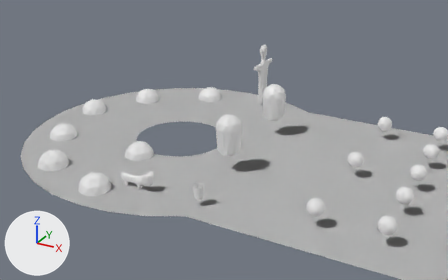
Renders of the Blender file scenes/starbucks.blend from each side of a commit.
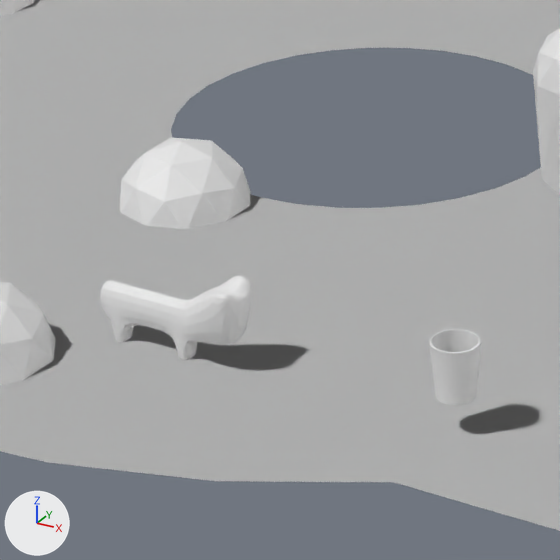
Each version appears first from a 50 mm camera at (24.45, -29.06, 19.35) aimed at (6.53, 3.53, 3.06), and next in a close-up on the part from 22% to 49% of the width and 40% to 83% of the height. Lighting does not change. The marker at lower left points along +X, +Y and +Z.

The scene before the commit, as lines of its bpy script (objects in view):
```python
me_cups = bpy.data.meshes.new('Cups')
me_cups.from_pydata(...)  # 129 vertices, 128 faces; spans x -1.0..1.0, y -1.0..1.0, z -1.88..0.67
me_customer_001 = bpy.data.meshes.new('Customer.001')
me_customer_001.from_pydata(...)  # 42 vertices, 80 faces; spans x -0.95..0.95, y -1.0..1.0, z -1.0..2.25
me_player_001 = bpy.data.meshes.new('Player.001')
me_player_001.from_pydata(...)  # 48 vertices, 49 faces; spans x -2.9..5.2, y -1.34..1.34, z -2.58..2.86
ob_cups = bpy.data.objects.new('Cups', me_cups)
ob_cups.location = (6.66, 0.03, 0.76)
ob_cups.rotation_euler = (-3.136, 0.0, 0.0)  # degrees (-180, 0, 0)
ob_cups.scale = (0.321, 0.321, 0.321)
_m = ob_cups.modifiers.new('Solidify', 'SOLIDIFY')
_m.thickness = 0.09
ob_customer_001 = bpy.data.objects.new('Customer.001', me_customer_001)
ob_customer_001.location = (5.97, 5.25, 2.04)
ob_customer_001.scale = (0.927, 0.927, 0.927)
ob_player = bpy.data.objects.new('Player', me_player_001)
ob_player.location = (1.61, 0.0, 0.59)
ob_player.scale = (0.312, 0.312, 0.312)
_m = ob_player.modifiers.new('Subdivision', 'SUBSURF')
# also in view: 'Platform' at (18.85, 8.39, 0.0); 'Water' at (-0.97, 4.29, -0.07); 'CoffeeBeans' at (-0.47, -1.39, 0.0)
```
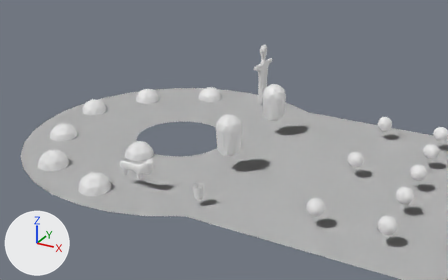
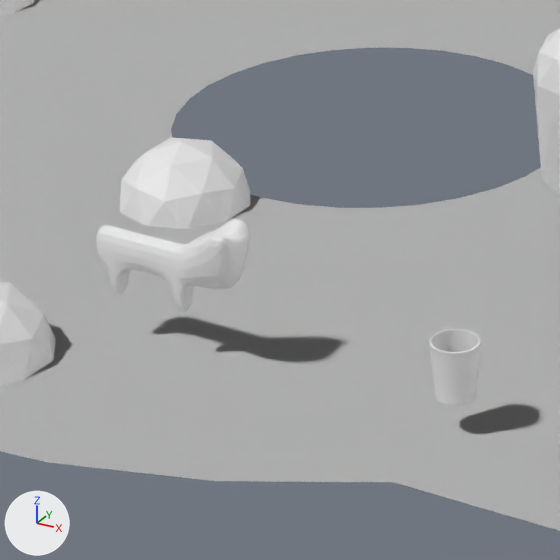
Commit message: Fix player placement in scene

Where the newer file only moved an object's origin or applied its transform, the numbers keep the older frame.

Changed parts and their boxes (x1, y1, x2, y2) in the close-ups (560 x 560 px):
'Player', moved
    before: (100, 276, 251, 360)
    after: (96, 219, 248, 312)
'Platform', unchanged, covered by the edit
    before: (0, 0, 560, 531)
    after: (0, 0, 560, 530)
'WalkMesh', unchanged, uncovered by the edit
    after: (0, 0, 560, 531)

The change in detail:
Object 'Player' (ob_player) moves from (1.61, 0.0, 0.59) to (1.61, 0.0, 1.48).
